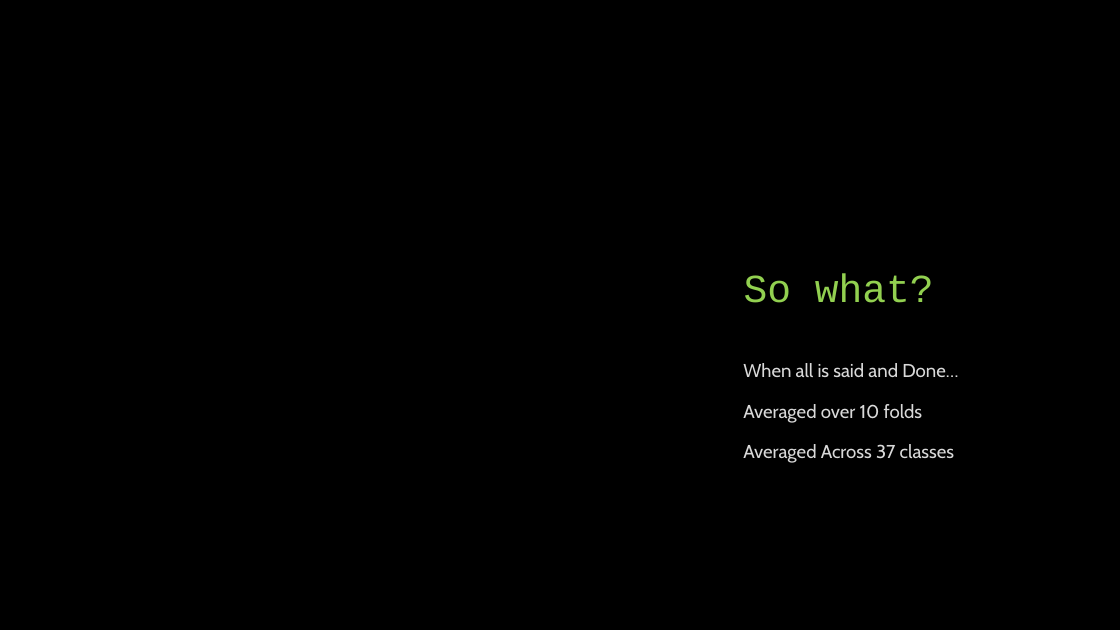
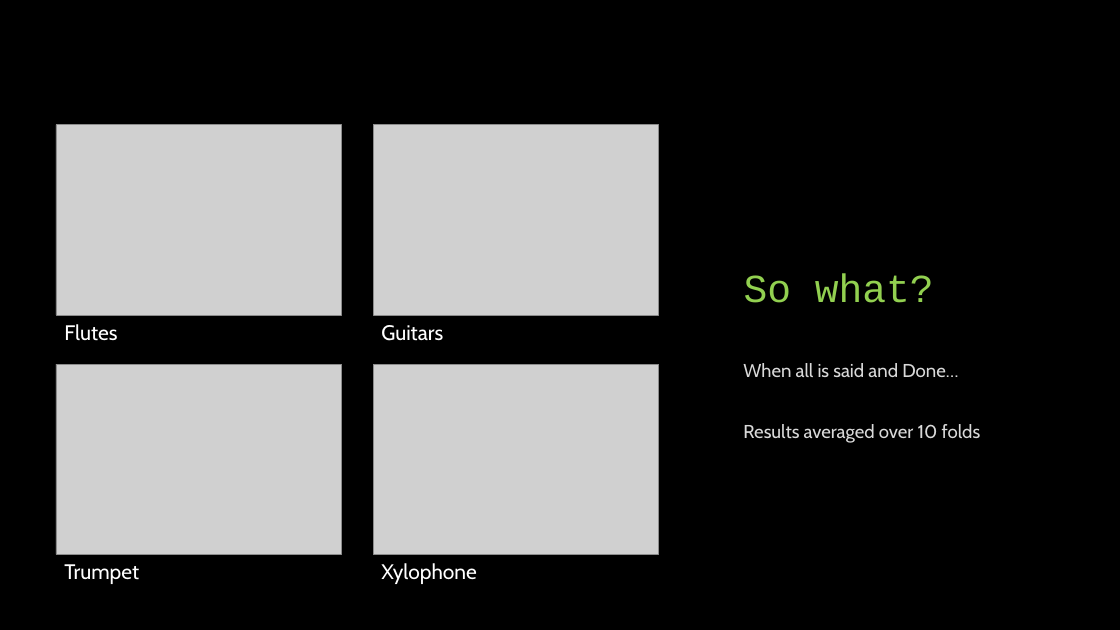
Before and after one commit to landonbuell/Buell-Senior-Thesis, a slide deck: slide 25 of Thesis/CapstonePresentaion/Classifying Chaotic Synthesizers with a Multimodal Neural Network.pptx (slide 26 before the commit). Drawn at 1120x630 pixels with LibreOffice and Linux fonts; fonts in the diff are those of the drawing; grey boxes stand for pictures. Boxes give left, top, right and bottom in pixels: in the first picture for what was removed or moved away, otherwise in the second. Text is boxed around its words. In the diff, an @@ line names an element or a change of style, - is before the commit and + after.

Commit message:
Updates to Slide Shown, New Figures

```diff
--- a/Thesis/CapstonePresentaion/Classifying Chaotic Synthesizers with a Multimodal Neural Network.pptx
+++ b/Thesis/CapstonePresentaion/Classifying Chaotic Synthesizers with a Multimodal Neural Network.pptx
@@ picture added at (x1=56, y1=124, x2=342, y2=315) @@
@@ picture added at (x1=373, y1=124, x2=659, y2=315) @@
@@ text added at (x1=64, y1=324, x2=117, y2=341), 18 pt, text #FFFFFF @@
+Flutes
@@ text added at (x1=381, y1=325, x2=443, y2=341), 18 pt, text #FFFFFF @@
+Guitars
@@ picture added at (x1=56, y1=364, x2=342, y2=555) @@
@@ picture added at (x1=373, y1=364, x2=659, y2=555) @@
@@ text at (x1=743, y1=424, x2=981, y2=443): text changed @@
-Averaged over 10 folds
-Averaged Across 37 classes
+Results averaged over 10 folds
@@ text added at (x1=64, y1=564, x2=139, y2=584), 18 pt, text #FFFFFF @@
+Trumpet
@@ text added at (x1=381, y1=563, x2=477, y2=584), 18 pt, text #FFFFFF @@
+Xylophone
```
Also in this commit, not shown: 3 other slides changed, 1 slide removed, 2 other files.
